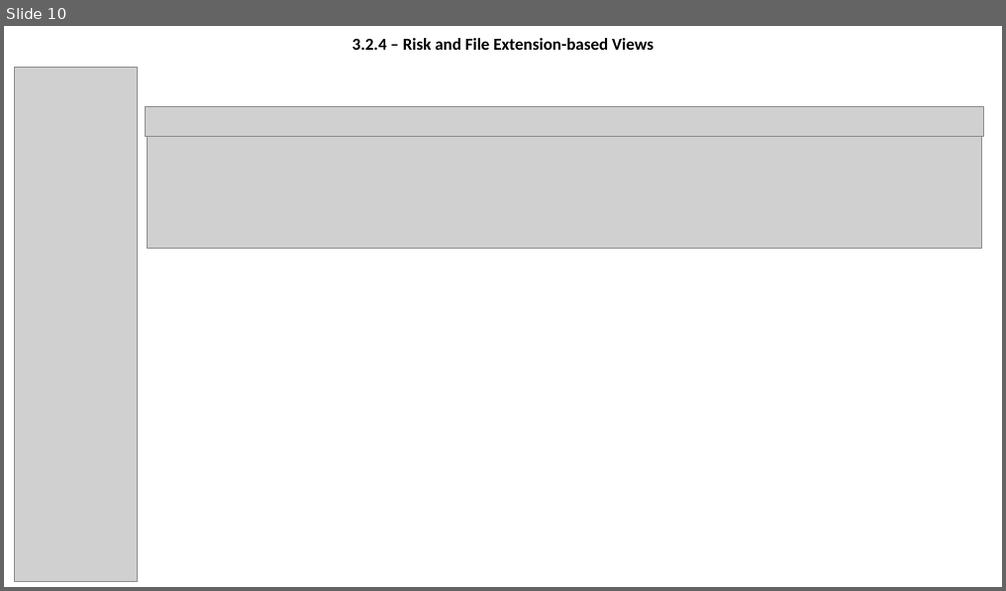
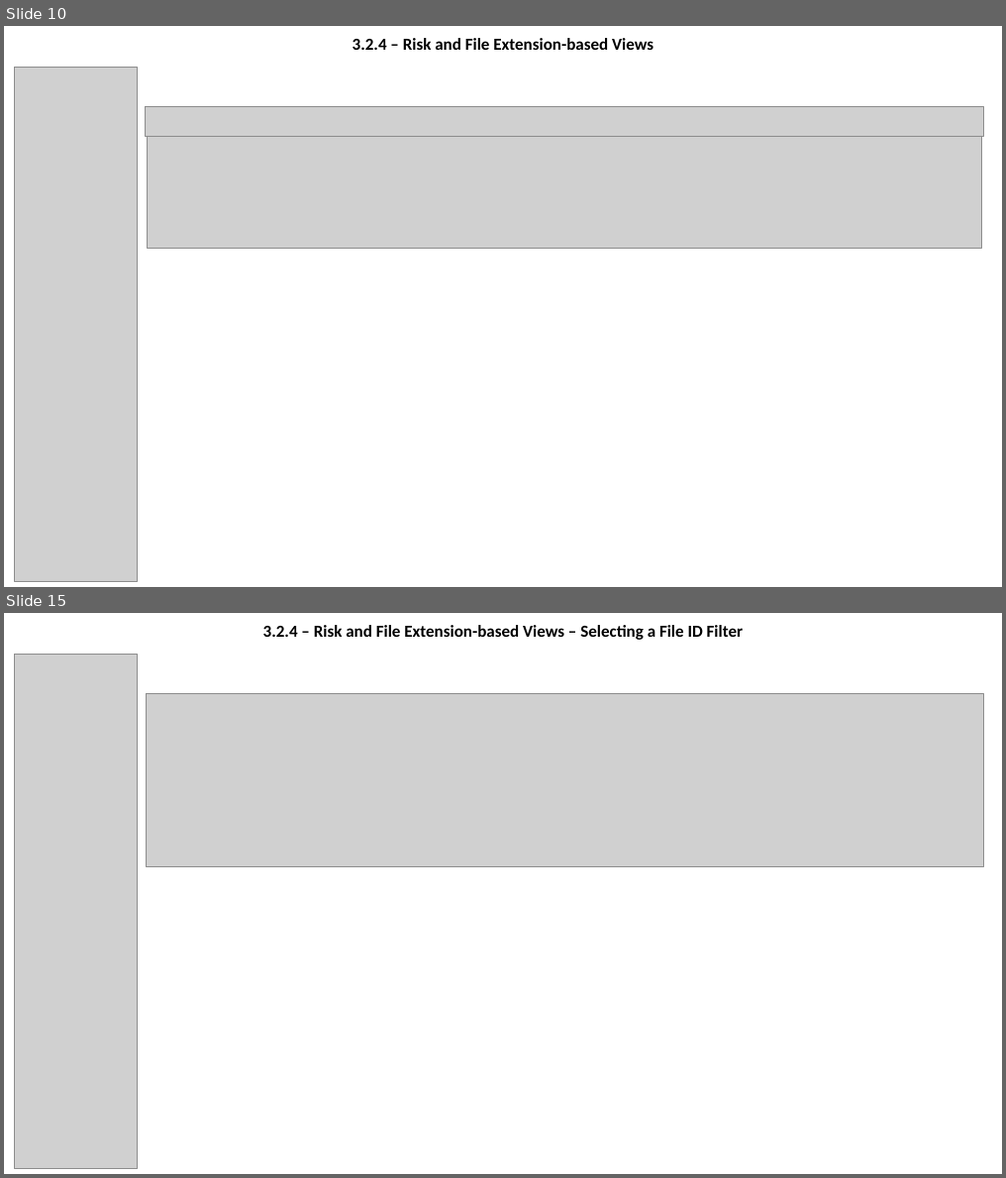
Before and after one commit to olegtaranenko/icap-management-ui-1, a slide deck: design/wireframe.pptx. Shown one above the other, each under a label of ours: slide 10 before the commit, slides 10 and 15 after it; the slides between them are not shown. The pictures are 1006x591 and 1006x1178 pixels, drawn with LibreOffice and Linux fonts; fonts in the diff are those of the drawing; grey boxes stand for pictures; background and template pictures are left out. Boxes give left, top, right and bottom in pixels: in the first picture for what was removed or moved away, otherwise in the second. Text is boxed around its words. In the diff, an @@ line names an element or a change of style, - is before the commit and + after.

```diff
--- a/design/wireframe.pptx
+++ b/design/wireframe.pptx
@@ slide 15 added at box(4, 613, 1002, 1174), background picture (left out) @@
@@ title added at box(263, 625, 743, 640), 16.2 pt, text #000000, bold @@
+3.2.4 – Risk and File Extension-based Views – Selecting a File ID Filter
@@ picture added at box(15, 655, 138, 1169) @@
@@ picture added at box(147, 694, 984, 867) @@
```
Also in this commit, not shown: 4 slides changed, 1 other slide added.
